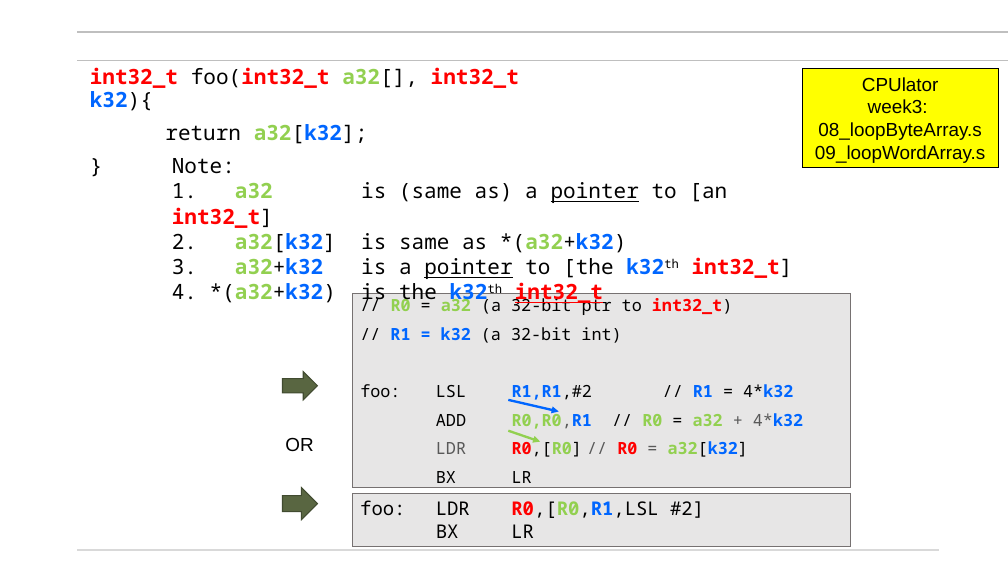
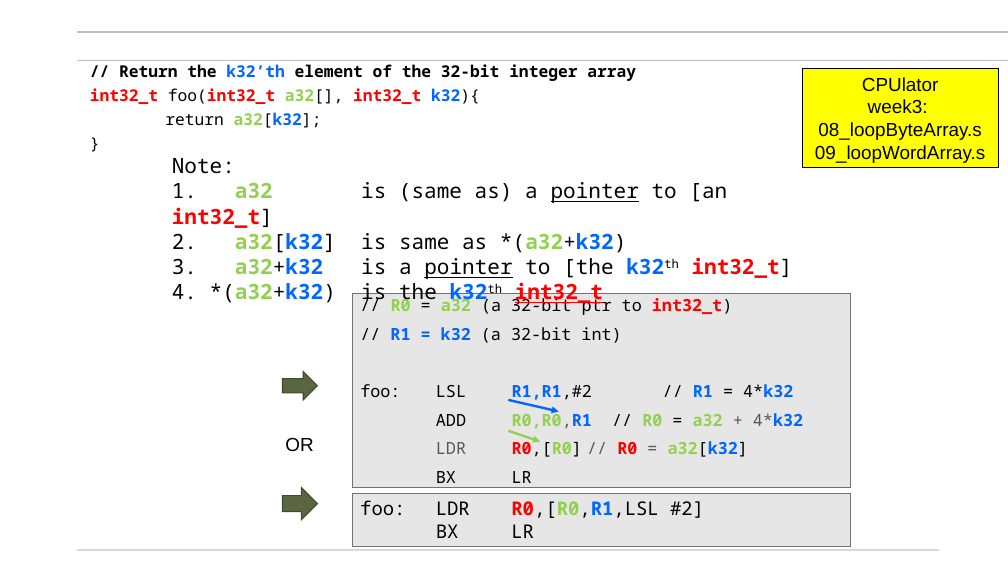
Before and after one commit to mikegrace2/CSEN20-Fall2026-Course-Website, a slide deck: slide 49 of Week03_CopyingData/Ch04_CopyingData_V4.pptx (slide 50 before the commit). Drawn at 1008x567 pixels with LibreOffice and Linux fonts; fonts in the diff are those of the drawing; background and template pictures are left out. Boxes give left, top, right and bottom in pixels: in the first picture for what was removed or moved away, otherwise in the second. Text is boxed around its words. In the diff, an @@ line names an element or a change of style, - is before the commit and + after.

```diff
--- a/Week03_CopyingData/Ch04_CopyingData_V4.pptx
+++ b/Week03_CopyingData/Ch04_CopyingData_V4.pptx
@@ text at [90,88,480,128]: size 20 to 15.5 pt in "int32_t foo(int32_t a32[], int32_t k32){", "return a32[k32];", "}"; line spacing 0.9 to 0.7 @@
@@ text at [119,64,636,81]: paragraph added @@
+// Return the k32’th element of the 32-bit integer array
```
Also in this commit, not shown: 9 other slides changed, 1 other file.
